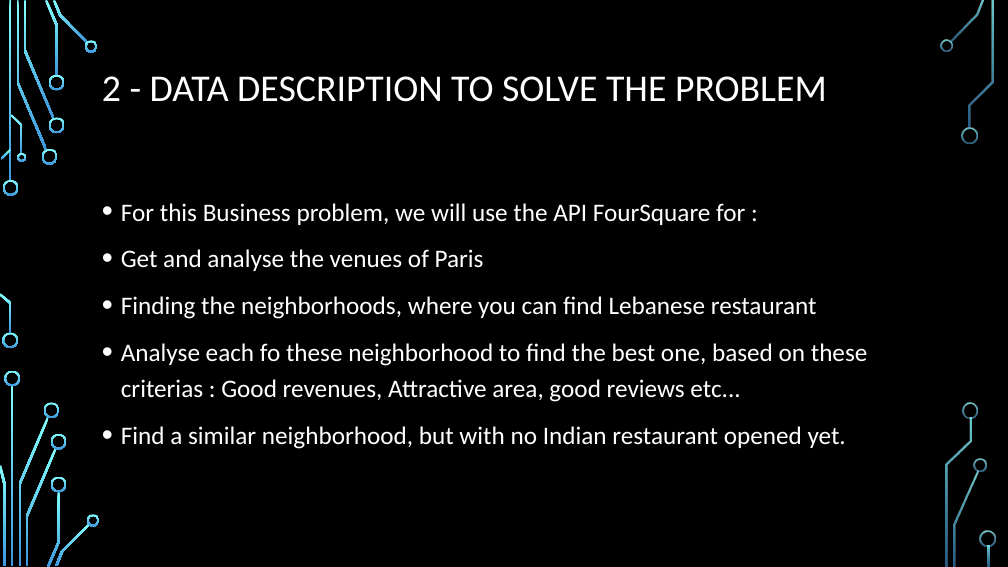
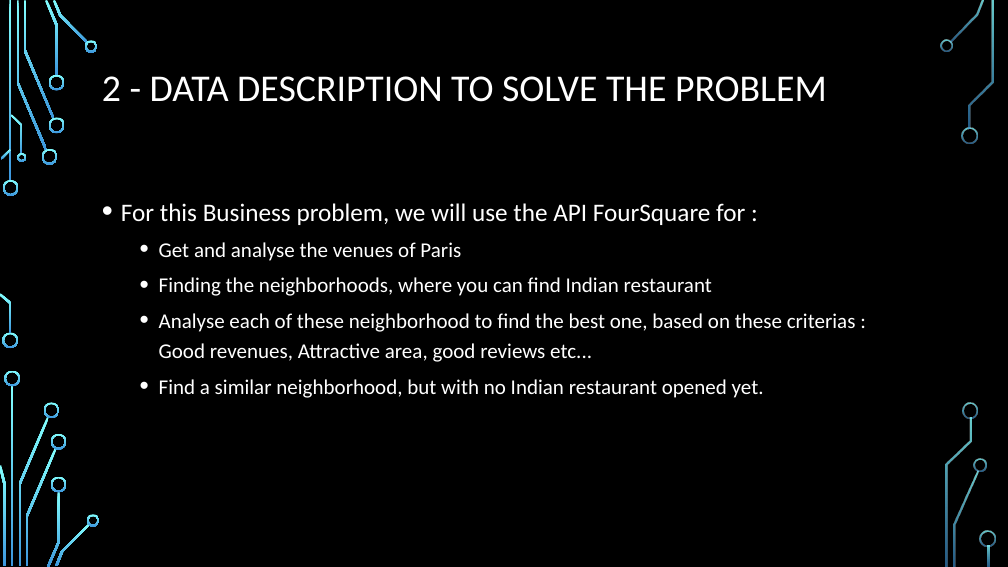
Before and after one commit to IA-cube/Capstone-Project-Final-opening-a-Lebanese-restaurant, a slide deck: slide 3 of Capstone Project Final - Report pres.pptx. Drawn at 1008x567 pixels with LibreOffice and Linux fonts; fonts in the diff are those of the drawing; background and template pictures are left out. Boxes give left, top, right and bottom in pixels: in the first picture for what was removed or moved away, otherwise in the second. Text is boxed around its words. In the diff, an @@ line names an element or a change of style, - is before the commit and + after.

```diff
--- a/Capstone Project Final - Report pres.pptx
+++ b/Capstone Project Final - Report pres.pptx
@@ text at [159, 242, 764, 398]: size 24 to 20 pt in "Get and analyse the venues of Paris", "Find a similar neighborhood, but with no ..."; list level 1 to 2 in "Get and analyse the venues ..."; list level 1 to 2 in "Find a similar neighborhood, but ..." @@
@@ text at [159, 277, 856, 362]: text changed; size 24 to 20 pt @@
-• Finding the neighborhoods, where you can find Lebanese restaurant
-• Analyse each fo these neighborhood to find the best one, based on these criterias : Good revenues, Attractive area, good reviews etc...
+  • Finding the neighborhoods, where you can find Indian restaurant
+  • Analyse each of these neighborhood to find the best one, based on these criterias : Good revenues, Attractive area, good reviews etc...
```
Also in this commit, not shown: 8 other slides changed.
